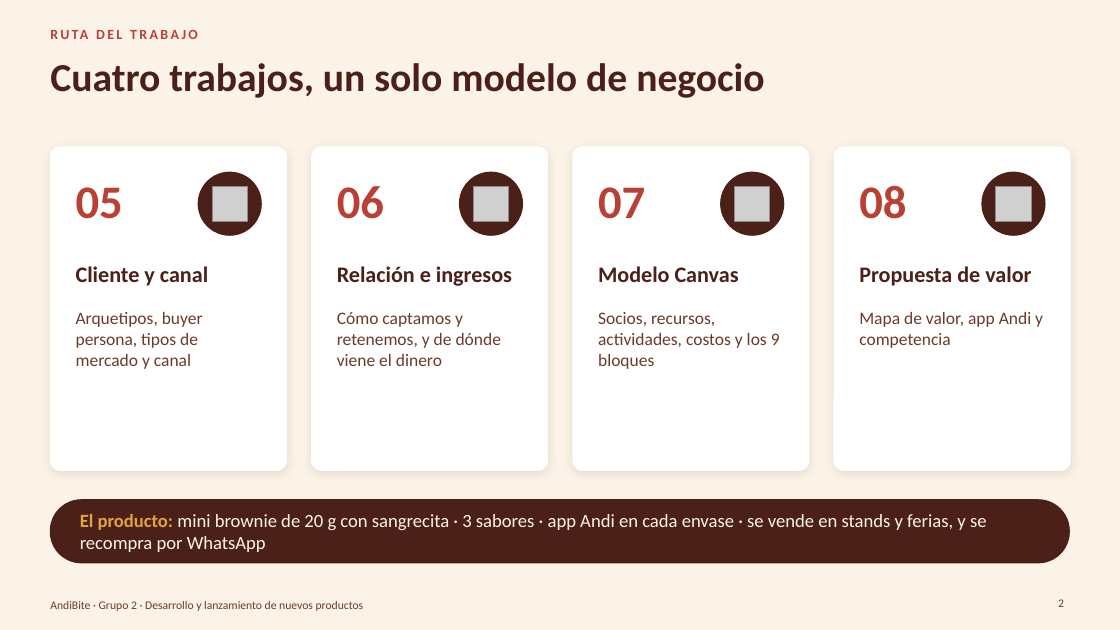
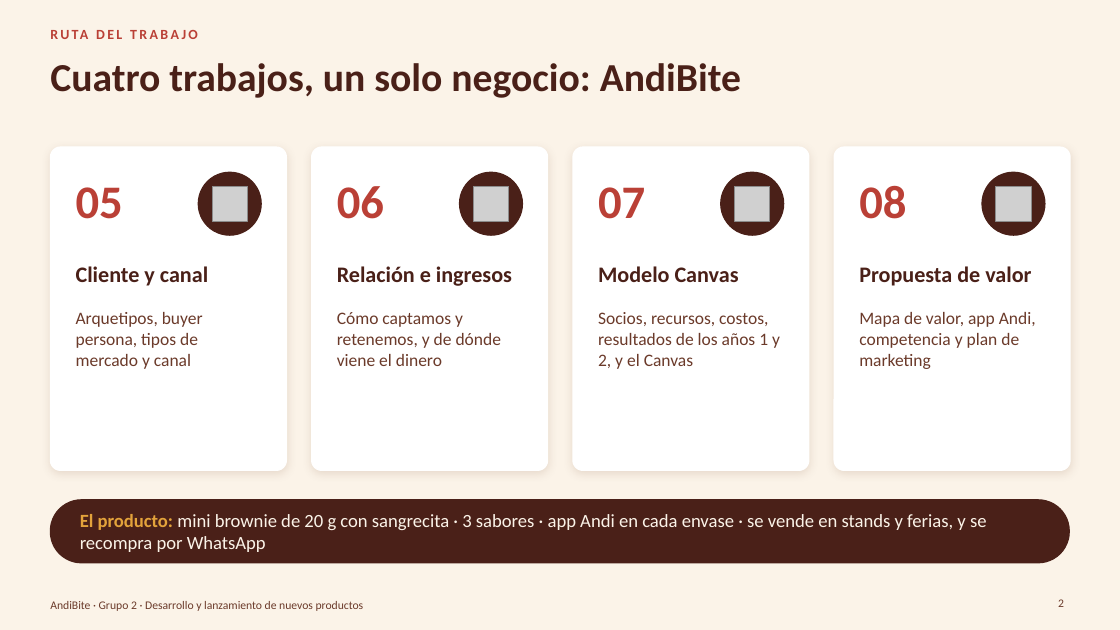
Before and after one commit to Darknow-web/Desarrollo-y-lanzamiento-de-producto-y-marca, a slide deck: slide 2 of 04-reformulacion/TC5-8/TC5-8-AndiBite.pptx. Drawn at 1120x630 pixels with LibreOffice and Linux fonts; fonts in the diff are those of the drawing; grey boxes stand for pictures; background and template pictures are left out. Boxes give left, top, right and bottom in pixels: in the first picture for what was removed or moved away, otherwise in the second. Text is boxed around its words. In the diff, an @@ line names an element or a change of style, - is before the commit and + after.

```diff
--- a/04-reformulacion/TC5-8/TC5-8-AndiBite.pptx
+++ b/04-reformulacion/TC5-8/TC5-8-AndiBite.pptx
@@ title at box(50, 63, 741, 98): text changed @@
-Cuatro trabajos, un solo modelo de negocio
+Cuatro trabajos, un solo negocio: AndiBite
@@ text at box(598, 312, 780, 369): text changed @@
-Socios, recursos, actividades, costos y los 9 bloques
+Socios, recursos, costos, resultados de los años 1 y 2, y el Canvas
@@ text at box(859, 312, 1036, 369): text changed @@
-Mapa de valor, app Andi y competencia
+Mapa de valor, app Andi, competencia y plan de marketing
```
Also in this commit, not shown: 25 other slides changed, 3 slides added, 5 other files.
